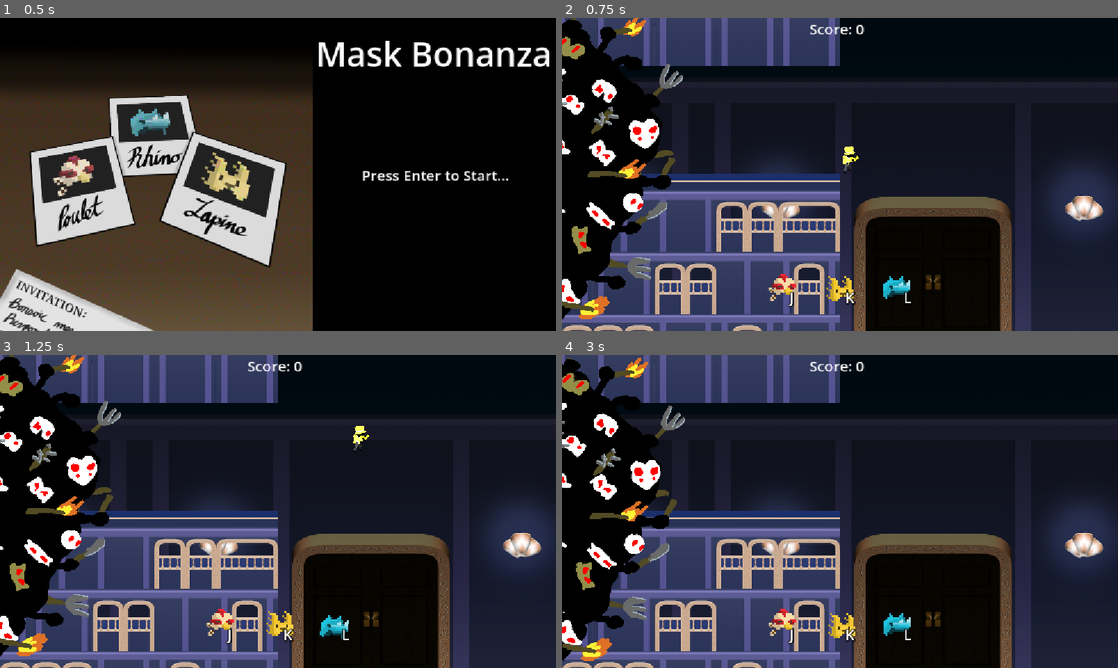
Above: before the commit, frames 1-4 (two rows, left to right).
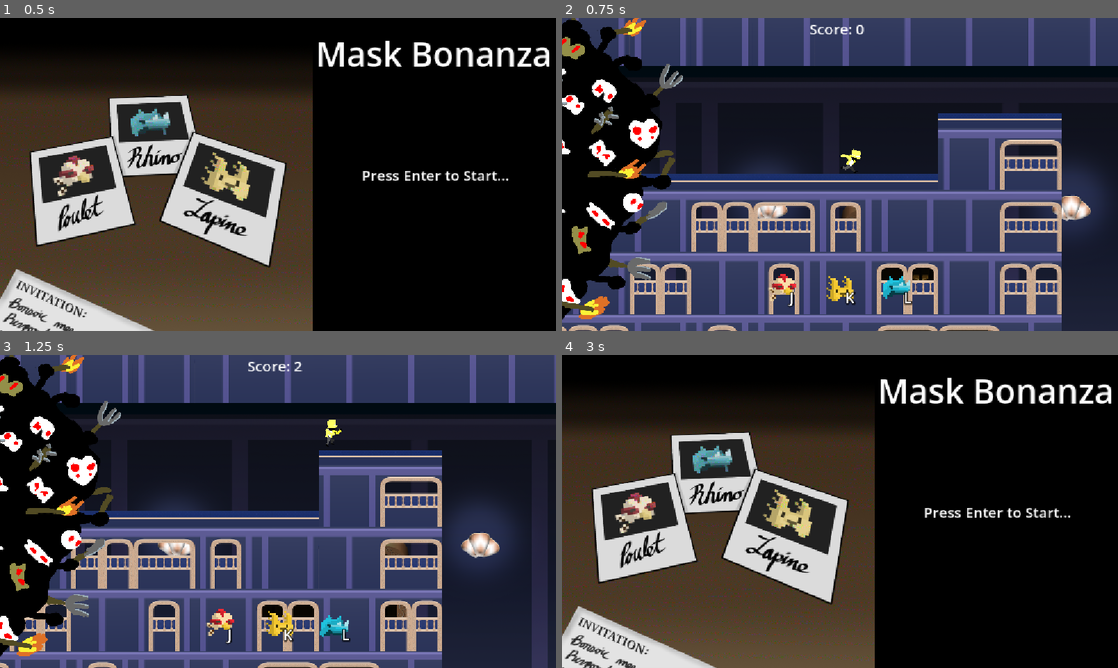
Above: after the commit, the same moments.

Repository: UndVasIstDas/GlobalGameJam2026
Game: Godot game, scene res://Levels/main_menu.tscn
Same seed, same stepped clock (60 frames per second), same inputs: the game is played once before the commit and once after it.
Inputs (mouse positions are in pixels of both pictures, inside the frame that each line leads up to):
- Up to frame 1 (0.5 s): no input
- Up to frame 2 (0.75 s): tap Enter (Start) at 0.5 s; hold D (Right) from 0.53 s (still down); tap J (Power1) at 0.6 s
- Up to frame 3 (1.25 s): keep holding D (Right); tap Space (Jump) at 0.77 s
- Up to frame 4 (3 s): tap K (Power2) at 1.35 s; tap Space (Jump) at 1.52 s; release D (Right) at 2.03 s; hold A (Left) 2.03-2.75 s; tap L (Power3) at 2.1 s; click (840, 545) at 2.75 s, where only the run after the commit has a clickable "Restart (Enter)"

Frame 1 is identical in both runs. In frame 2, 40% of the frame differs, in the area x 0-100%, y 0-100%; in frame 3, 39%; in frame 4, 78%.
Error before the commit: Parse Error: Constant "SPEED_MIN" has the same name as a previously declared constant. (res://Scripts/world.gd:8)

Commit message:
Fixed duplicated code

Diff:
--- a/Scripts/world.gd
+++ b/Scripts/world.gd
@@ -5,7 +5,6 @@
 const MODULE_PATH = "res://Levels";
 const MODULE_LIST = ["module_4","module_0"] 	# List of module scenes
 const MODULE_LIMIT = 10
-const SPEED_MIN = 4
 
 var module_pos_queue = [0] 		# x-offset for the next module
 var module_queue = []	# queue tracking the number of modules
Not shown: 1 places in Levels/world.tscn that only renumber resources
